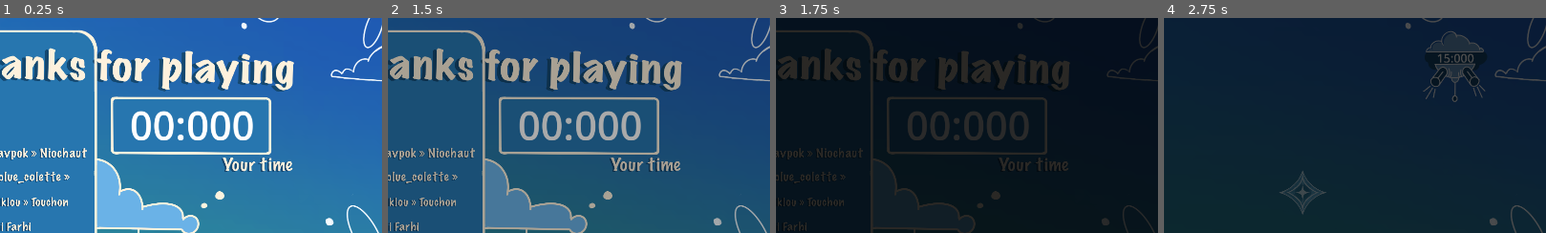
Above: before the commit, frames 1-4 (left to right).
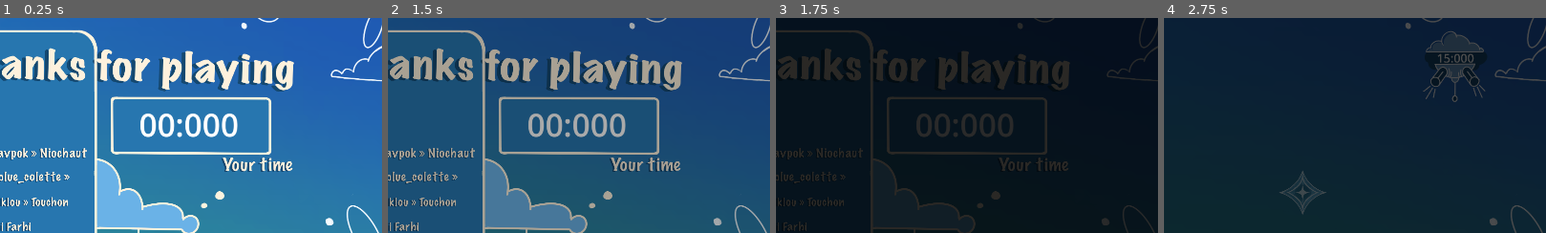
Above: after the commit, the same moments.

Repository: davifarhi/GGJ25-CrashSim-Untitled
Game: Godot game, scene res://scenes/levels/bye.tscn
Same seed, same stepped clock (60 frames per second), same inputs: the game is played once before the commit and once after it. This scene is started directly instead of the project's main scene.
Inputs (mouse positions are % of the whole screen's width and height, from its top left):
- Up to frame 1 (0.25 s): no input
- Up to frame 2 (1.5 s): tap Enter at 0.5 s; move the mouse to (72, 45) at 0.52 s; click (72, 45) at 0.6 s; click (50, 75) at 1.25 s
- Up to frame 3 (1.75 s): no input
- Up to frame 4 (2.75 s): click (50, 50) at 2 s
The pictures show only the part of the screen within x 49-99%, y 10-60%; the shares and areas given below are measured in that part.

The runs differ from the first frame. In frame 1, 2.5% of the frame differs, in the area x 34-67%, y 43-57%; in frame 2, 2.4%; in frame 3, 1.8%; in frame 4, nothing differs.

Commit message:
fixed chrono size at the end to work with 3 digit sec nbs

Diff:
--- a/ggj-crashsim-untilted/scenes/levels/bye.tscn
+++ b/ggj-crashsim-untilted/scenes/levels/bye.tscn
@@ -22,11 +22,11 @@
 texture = ExtResource("4_6raag")
 
 [node name="TimerText" type="RichTextLabel" parent="."]
-offset_left = 299.0
-offset_top = -237.0
-offset_right = 639.0
-offset_bottom = -82.0
-theme_override_font_sizes/normal_font_size = 100
+offset_left = 226.0
+offset_top = -225.0
+offset_right = 694.0
+offset_bottom = -70.0
+theme_override_font_sizes/normal_font_size = 80
 bbcode_enabled = true
 text = "[center]12:123[/center]
 "
